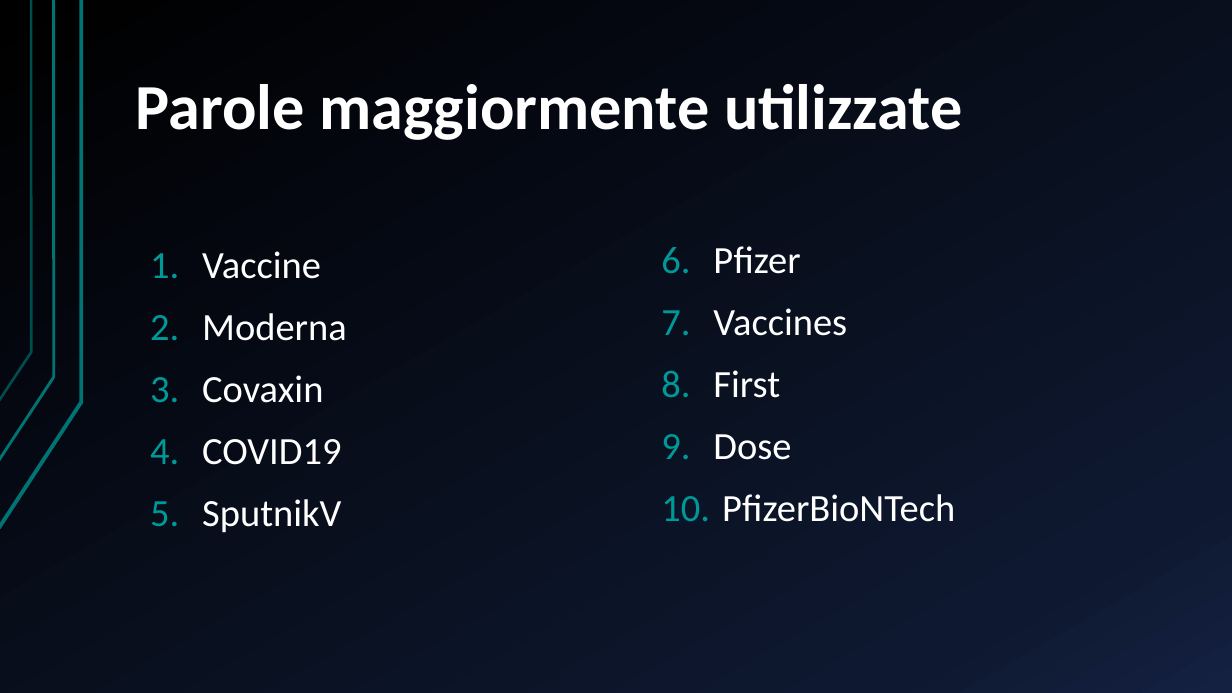
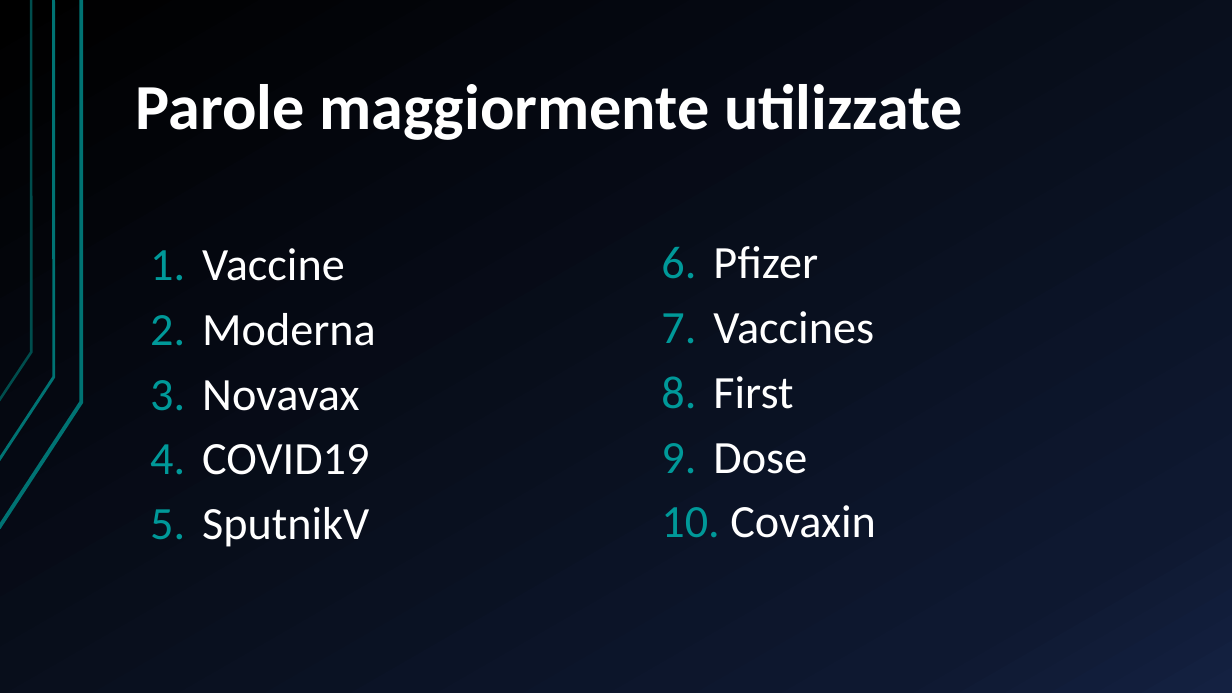
Before and after one commit to DanieleCampopiano/Semantic-Intelligence, a slide deck: slide 22 of Presentazione/Presentazione Progetto.pptx. Drawn at 1232x693 pixels with LibreOffice and Linux fonts; fonts in the diff are those of the drawing. Boxes give left, top, right and bottom in pixels: in the first picture for what was removed or moved away, otherwise in the second. Text is boxed around its words. In the diff, an @@ line names an element or a change of style, - is before the commit and + after.

```diff
--- a/Presentazione/Presentazione Progetto.pptx
+++ b/Presentazione/Presentazione Progetto.pptx
@@ text at (202,246,874,547): size 30 to 36 pt in "Vaccine", "Moderna", "COVID19", "SputnikV" and 4 more places; line spacing 0.9 to 0.8 @@
@@ text at (202,380,359,411): text changed; size 30 to 36 pt @@
-3. Covaxin
+3. Novavax
@@ text at (730,505,876,538): text changed; size 30 to 36 pt @@
-10. PfizerBioNTech
+10. Covaxin
```
Also in this commit, not shown: 5 slides added, 5 other files.
